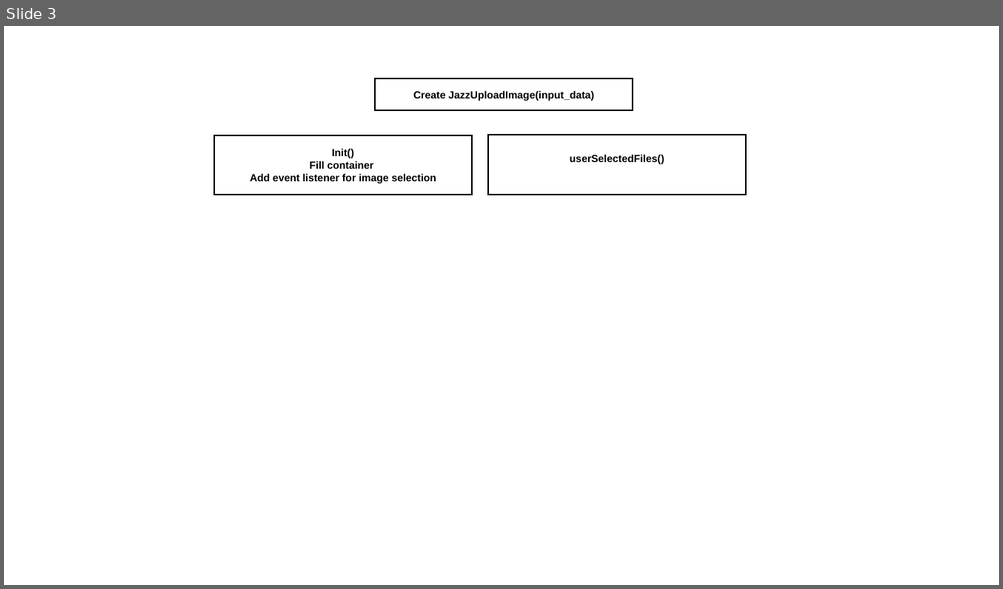
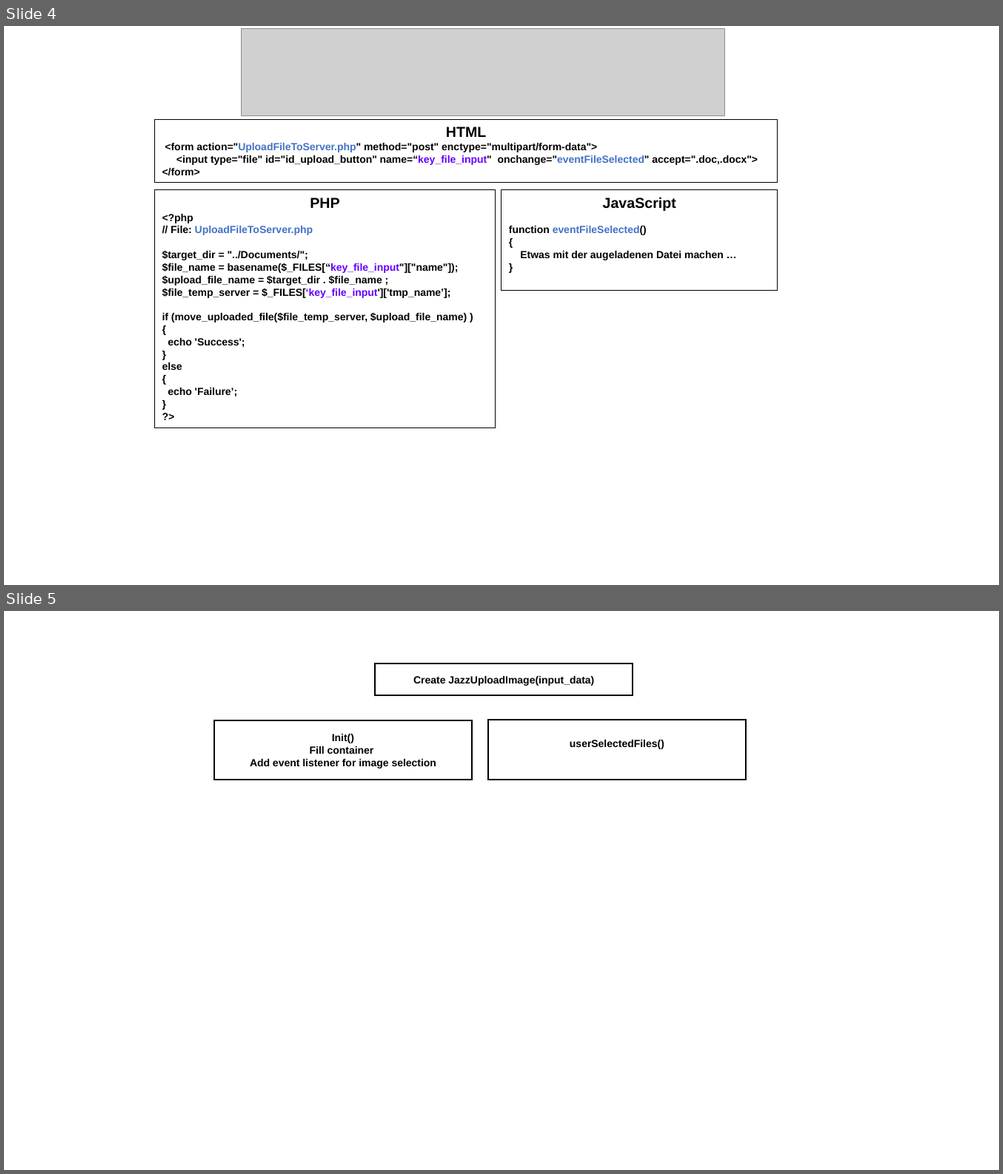
Before and after one commit to JazzLiveAarau/WwwGuestbook, a slide deck: Description/JazzGuestsUpload.pptx. Shown one above the other, each under a label of ours: slide 3 before the commit, slides 4 and 5 after it. The pictures are 1003x589 and 1003x1174 pixels, drawn with LibreOffice and Linux fonts; fonts in the diff are those of the drawing; grey boxes stand for pictures. Boxes give left, top, right and bottom in pixels: in the first picture for what was removed or moved away, otherwise in the second. Text is boxed around its words. In the diff, an @@ line names an element or a change of style, - is before the commit and + after.

Commit message:
Image onload function added

```diff
--- a/Description/JazzGuestsUpload.pptx
+++ b/Description/JazzGuestsUpload.pptx
@@ slide 4 added at (4, 26, 999, 585), background #FFFFFF @@
@@ picture added at (242, 29, 725, 116) @@
@@ rectangle added at (155, 119, 777, 182), outline #000000 0.75 pt, 10 pt, text #000000, bold @@
+HTML
+<form action="UploadFileToServer.php" method="post" enctype="multipart/form-data">
+<input type="file" id="id_upload_button" name=“key_file_input" onchange="eventFileSelected" accept=".doc,.docx">
+</form>
@@ rectangle added at (155, 190, 495, 429), outline #000000 0.75 pt, 10 pt, text #000000, bold @@
+PHP
+<?php
+// File: UploadFileToServer.php
+$target_dir = "../Documents/";
+$file_name = basename($_FILES[“key_file_input"]["name"]);
+$upload_file_name = $target_dir . $file_name ;
+$file_temp_server = $_FILES[‘key_file_input']['tmp_name’];
+if (move_uploaded_file($file_temp_server, $upload_file_name) )
+{
+echo 'Success';
+}
+else
+{
+echo 'Failure’;
+}
+?>
@@ rectangle added at (502, 190, 778, 291), outline #000000 0.75 pt, 10 pt, text #000000, bold @@
+JavaScript
+function eventFileSelected()
+{
+Etwas mit der augeladenen Datei machen …
+}
@@ what was slide 3 is now slide 5 @@
```
Also in this commit, not shown: 1 other slide added, 4 slides removed, 4 other files.
